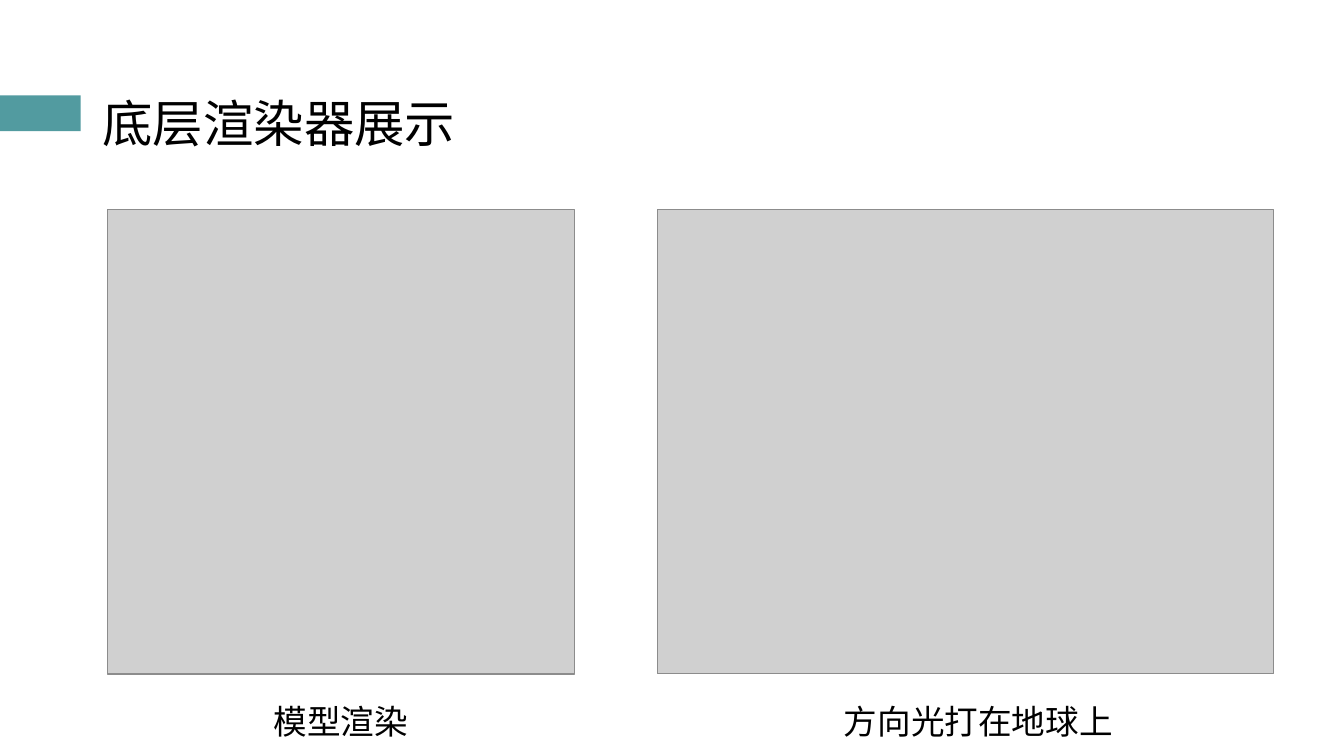
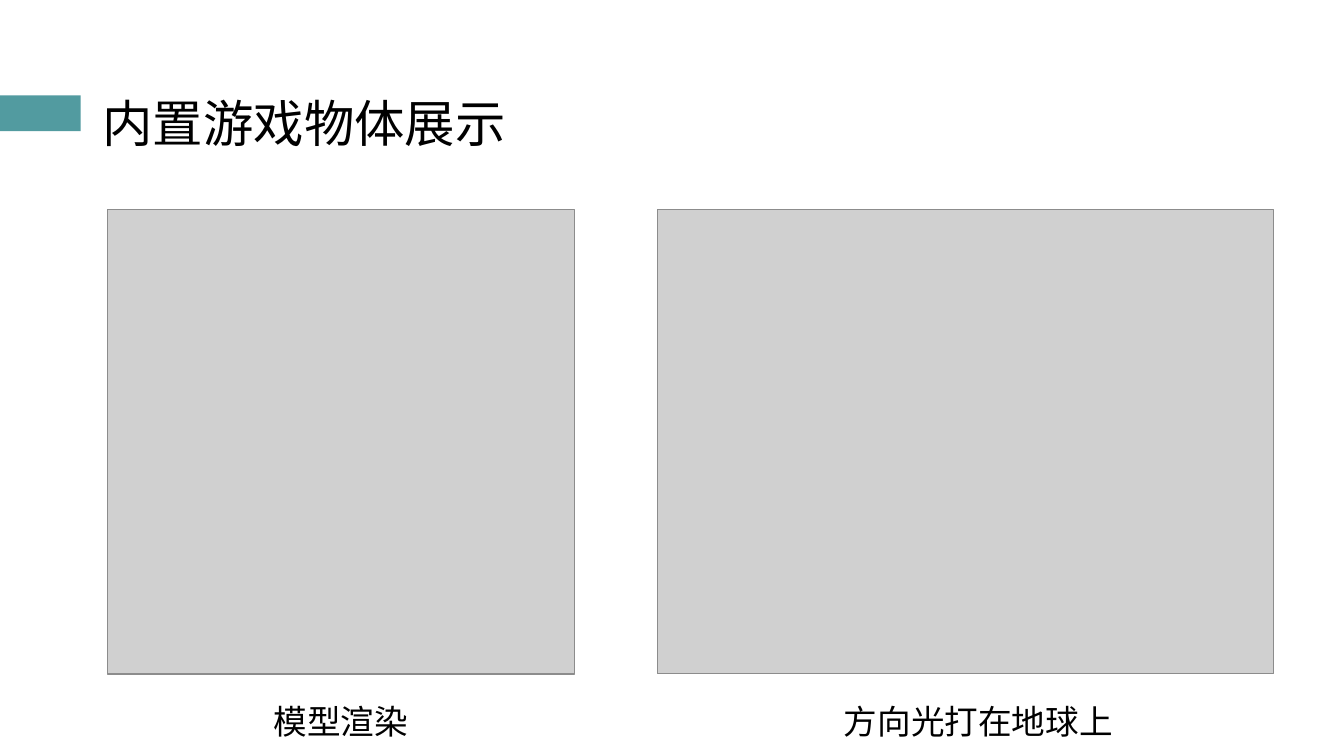
Before and after one commit to atom-chen/Main, a slide deck: slide 20 of OpenGL/答辩PPT.pptx. Drawn at 1344x756 pixels with LibreOffice and Linux fonts; fonts in the diff are those of the drawing; grey boxes stand for pictures. Boxes give left, top, right and bottom in pixels: in the first picture for what was removed or moved away, otherwise in the second. Text is boxed around its words. In the diff, an @@ line names an element or a change of style, - is before the commit and + after.

```diff
--- a/OpenGL/答辩PPT.pptx
+++ b/OpenGL/答辩PPT.pptx
@@ title at box(102, 99, 505, 146): text changed @@
-底层渲染器展示
+内置游戏物体展示
```
Also in this commit, not shown: 14 other slides changed.
